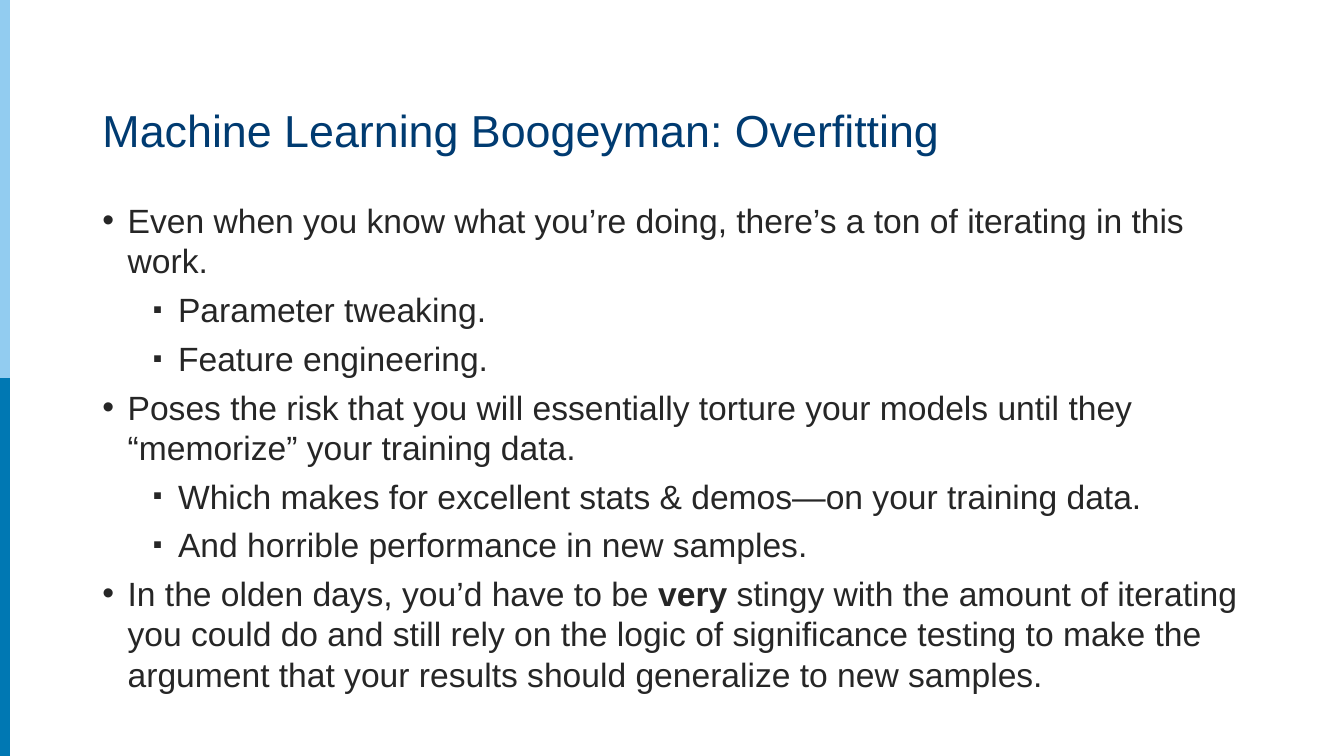
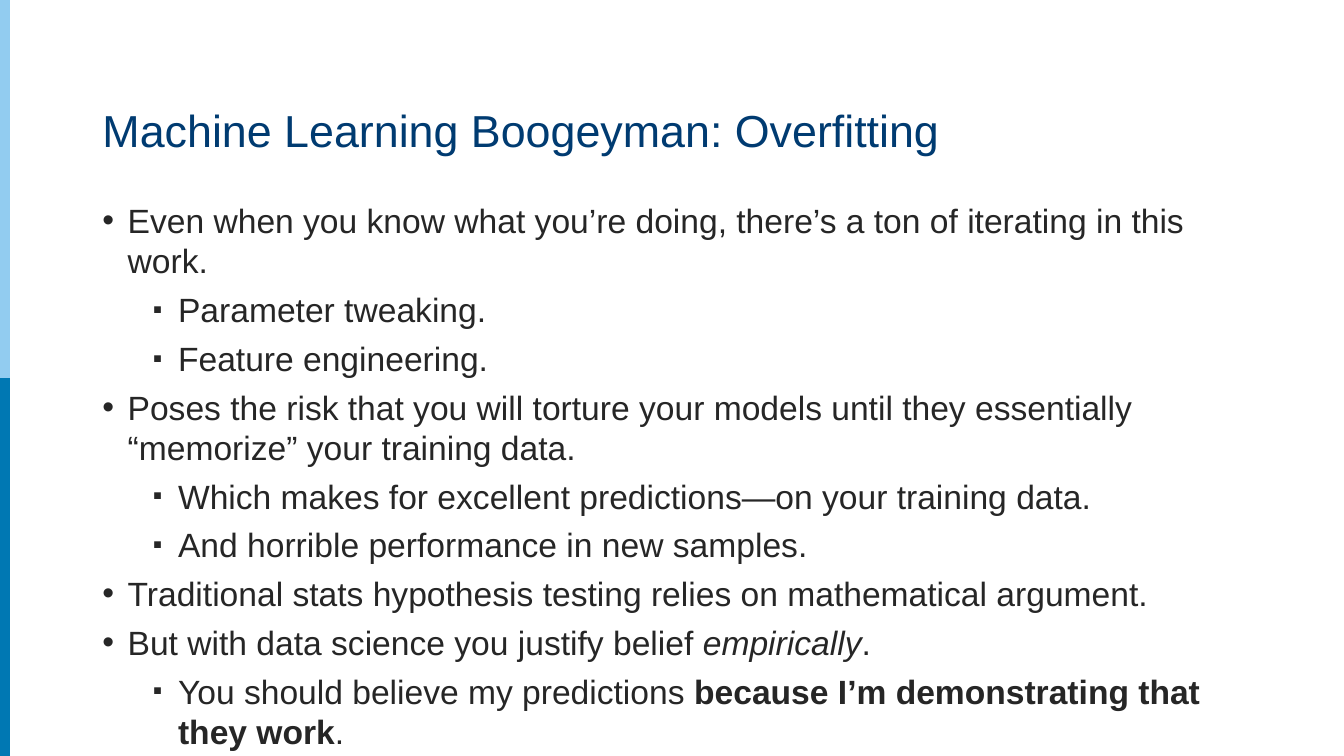
Before and after one commit to rpardee/hcsrn_2019, a slide deck: slide 8 of analytics_for_hmos.pptx. Drawn at 1344x756 pixels with LibreOffice and Linux fonts; fonts in the diff are those of the drawing. Boxes give left, top, right and bottom in pixels: in the first picture for what was removed or moved away, otherwise in the second. Text is boxed around its words. In the diff, an @@ line names an element or a change of style, - is before the commit and + after.

```diff
--- a/analytics_for_hmos.pptx
+++ b/analytics_for_hmos.pptx
@@ text at bbox=[128, 395, 1132, 516]: text changed @@
-• Poses the risk that you will essentially torture your models until they “memorize” your training data.
-  ▪ Which makes for excellent stats & demos—on your training data.
+• Poses the risk that you will torture your models until they essentially “memorize” your training data.
+  ▪ Which makes for excellent predictions—on your training data.
@@ text at bbox=[128, 581, 1200, 751]: text changed @@
-• In the olden days, you’d have to be very stingy with the amount of iterating you could do and still rely on the logic of significance testing to make the argument that your results should generalize to new samples.
+• Traditional stats hypothesis testing relies on mathematical argument.
+• But with data science you justify belief empirically.
+  ▪ You should believe my predictions because I’m demonstrating that they work.
```
Also in this commit, not shown: 6 other slides changed, 1 slide removed.
